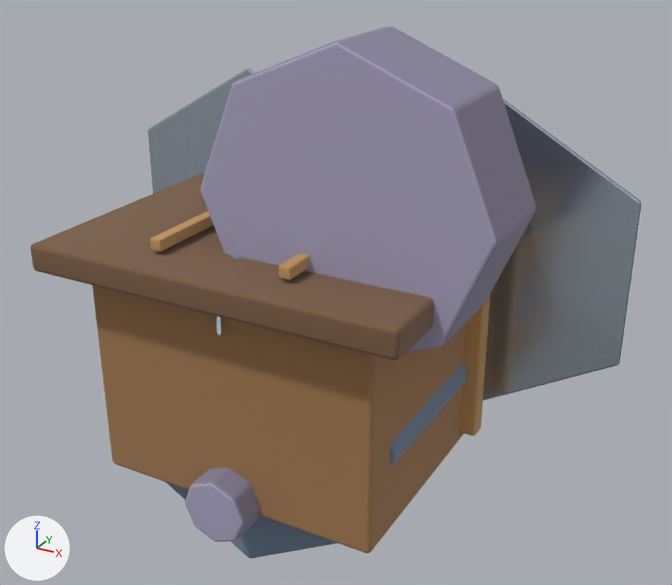
Renders of the Blender file assets-source/blender/buildings/recruit_hall.blend from each side of a commit.
Before and after are seen from a 50 mm lens placed at (3.86, -6.3, 4.82), pointed at (0.29, 0.19, 1.57). Arrows for +X, +Y and +Z are at lower left; the lights stay in place. The picture after the commit comes second.

Before the edit, the objects in view are built like this:
```python
ob_cornerpost_r = bpy.data.objects.new('cornerPost.R', me_cube_1205)
ob_cornerpost_r.parent = ob_buildingroot
ob_cornerpost_r.location = (1.36, 1.08, -0.82)
ob_flagpole_1_25 = bpy.data.objects.new('flagPole.1.25', me_cylinder_139)
ob_flagpole_1_25.parent = ob_buildingroot
ob_flagpole_1_25.location = (1.25, 1.7, -1.25)
ob_hallbody = bpy.data.objects.new('hallBody', me_cube_1187)
ob_hallbody.parent = ob_buildingroot
ob_hallbody.location = (0.0, 1.0, 0.0)
ob_lod2_proxy_base = bpy.data.objects.new('LOD2_PROXY_base', me_cylinder_135)
ob_lod2_proxy_base.parent = ob_lod2
ob_lod2_proxy_base.location = (0.0, 0.78, 0.0)
ob_plinth = bpy.data.objects.new('plinth', me_cylinder_136)
ob_plinth.parent = ob_buildingroot
ob_plinth.location = (0.0, 0.15, 0.0)
ob_roof = bpy.data.objects.new('roof', me_cube_1189)
ob_roof.parent = ob_buildingroot
ob_roof.location = (0.0, 2.08, 0.0)
ob_rooftruss_l = bpy.data.objects.new('roofTruss.L', me_cube_1200)
ob_rooftruss_l.parent = ob_buildingroot
ob_rooftruss_l.location = (-0.58, 2.28, 0.0)
ob_rooftruss_r = bpy.data.objects.new('roofTruss.R', me_cube_1201)
ob_rooftruss_r.parent = ob_buildingroot
ob_rooftruss_r.location = (0.58, 2.28, 0.0)
ob_watchtower = bpy.data.objects.new('watchtower', me_cylinder_137)
ob_watchtower.parent = ob_buildingroot
ob_watchtower.location = (0.85, 2.68, 0.4)
# also in view: 'flagPole.-1.25' at (-1.25, 1.25, 1.7); 'LOD1_PROXY_base' at (0.0, 0.0, 0.78)
```
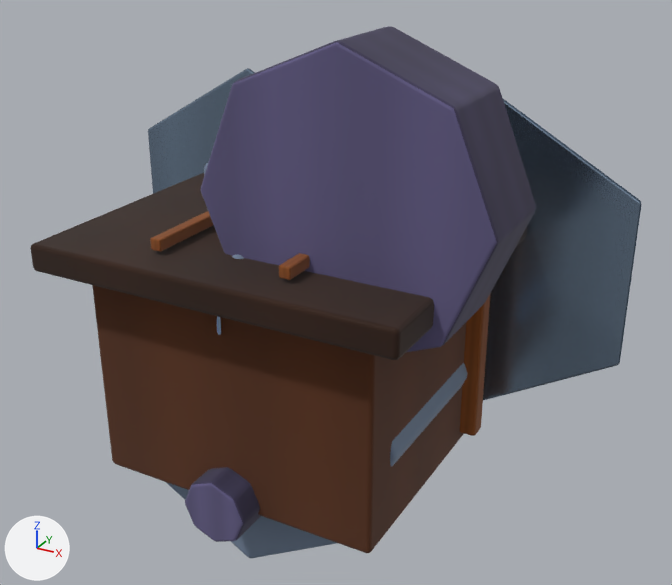
The change, as a list of edits to the scene's bpy script:
```text
Add img_art_paint_mat_recruit_hall_metallight:
    img_art_paint_mat_recruit_hall_metallight = load_image('ART_PAINT_MAT_recruit_hall_metalLight', '_unpacked/ART_PAINT_MAT_recruit_hall_metalLight', 32, 32, 'sRGB')
Add img_art_paint_mat_recruit_hall_darkwood:
    img_art_paint_mat_recruit_hall_darkwood = load_image('ART_PAINT_MAT_recruit_hall_darkwood', '_unpacked/ART_PAINT_MAT_recruit_hall_darkwood', 32, 32, 'sRGB')
Add img_art_paint_mat_recruit_hall_woodlight:
    img_art_paint_mat_recruit_hall_woodlight = load_image('ART_PAINT_MAT_recruit_hall_woodLight', '_unpacked/ART_PAINT_MAT_recruit_hall_woodLight', 32, 32, 'sRGB')
Add img_art_paint_mat_recruit_hall_wood:
    img_art_paint_mat_recruit_hall_wood = load_image('ART_PAINT_MAT_recruit_hall_wood', '_unpacked/ART_PAINT_MAT_recruit_hall_wood', 32, 32, 'sRGB')
Add img_art_paint_mat_recruit_hall_stonelight:
    img_art_paint_mat_recruit_hall_stonelight = load_image('ART_PAINT_MAT_recruit_hall_stoneLight', '_unpacked/ART_PAINT_MAT_recruit_hall_stoneLight', 32, 32, 'sRGB')
Add img_art_paint_mat_recruit_hall_stone:
    img_art_paint_mat_recruit_hall_stone = load_image('ART_PAINT_MAT_recruit_hall_stone', '_unpacked/ART_PAINT_MAT_recruit_hall_stone', 32, 32, 'sRGB')
Change mat_mat_recruit_hall_stone:
    where n3 = _N.new('ShaderNodeMix'); n3.name = 'ArtTint Multiply'
    remove n3.inputs[6].default_value = (0.26, 0.24, 0.36, 1.0)  # 'A', greyish blue #8b86a2
    add n4 = _N.new('ShaderNodeTexImage'); n4.name = 'ArtSurfaceTexture'
    add n4.image = img_art_paint_mat_recruit_hall_stone
    add _L.new(n4.outputs[0], n3.inputs[6])  # 'Color' to 'A'
Change mat_mat_recruit_hall_stonelight:
    where n3 = _N.new('ShaderNodeMix'); n3.name = 'ArtTint Multiply'
    remove n3.inputs[6].default_value = (0.391, 0.364, 0.526, 1.0)  # 'A', light grey #a8a3c0
    add n4 = _N.new('ShaderNodeTexImage'); n4.name = 'ArtSurfaceTexture'
    add n4.image = img_art_paint_mat_recruit_hall_stonelight
    add _L.new(n4.outputs[0], n3.inputs[6])  # 'Color' to 'A'
Change mat_mat_recruit_hall_wood:
    where n3 = _N.new('ShaderNodeMix'); n3.name = 'ArtTint Multiply'
    remove n3.inputs[6].default_value = (0.36, 0.19, 0.08, 1.0)  # 'A', brown #a27950
    add n4 = _N.new('ShaderNodeTexImage'); n4.name = 'ArtSurfaceTexture'
    add n4.image = img_art_paint_mat_recruit_hall_wood
    add _L.new(n4.outputs[0], n3.inputs[6])  # 'Color' to 'A'
Change mat_mat_recruit_hall_woodlight:
    where n3 = _N.new('ShaderNodeMix'); n3.name = 'ArtTint Multiply'
    remove n3.inputs[6].default_value = (0.56, 0.31, 0.12, 1.0)  # 'A', orange #c59761
    add n4 = _N.new('ShaderNodeTexImage'); n4.name = 'ArtSurfaceTexture'
    add n4.image = img_art_paint_mat_recruit_hall_woodlight
    add _L.new(n4.outputs[0], n3.inputs[6])  # 'Color' to 'A'
Change mat_mat_recruit_hall_darkwood:
    where n3 = _N.new('ShaderNodeMix'); n3.name = 'ArtTint Multiply'
    remove n3.inputs[6].default_value = (0.2, 0.11, 0.06, 1.0)  # 'A', brown #7c5d45
    add n4 = _N.new('ShaderNodeTexImage'); n4.name = 'ArtSurfaceTexture'
    add n4.image = img_art_paint_mat_recruit_hall_darkwood
    add _L.new(n4.outputs[0], n3.inputs[6])  # 'Color' to 'A'
Change mat_mat_recruit_hall_metallight:
    where n3 = _N.new('ShaderNodeMix'); n3.name = 'ArtTint Multiply'
    remove n3.inputs[6].default_value = (0.55, 0.64, 0.74, 1.0)  # 'A', pale blue #c4d1df
    add n4 = _N.new('ShaderNodeTexImage'); n4.name = 'ArtSurfaceTexture'
    add n4.image = img_art_paint_mat_recruit_hall_metallight
    add _L.new(n4.outputs[0], n3.inputs[6])  # 'Color' to 'A'
```

Location of each change, [x1, y1, x2, y2] in pixels of the pictures (672 x 585 px):
'watchtower', surface changed (grey to blue): [200, 26, 536, 352] in both
'hallBody', surface changed (darker): [92, 285, 466, 553] in both
'flagPole.1.25', surface changed (darker): [483, 99, 642, 400] in both
'roof', surface changed (brown to black): [30, 173, 527, 360] in both
'flagPole.-1.25', surface changed (darker): [148, 68, 255, 194] in both
'plinth', surface changed (grey to blue): [185, 467, 261, 542] in both
'cornerPost.R', surface changed (darker): [460, 293, 491, 436] in both
'roofTruss.L', surface changed (darker): [150, 211, 213, 252] in both
'roofTruss.R', surface changed (darker): [279, 253, 310, 280] in both
